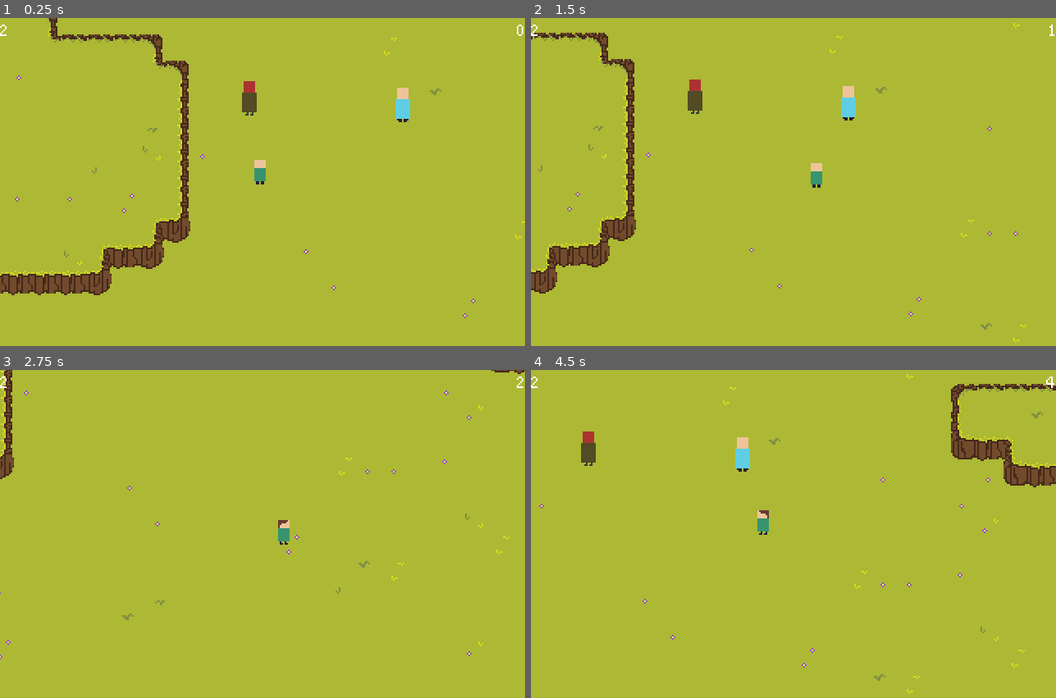
Above: before the commit, frames 1-4 (two rows, left to right).
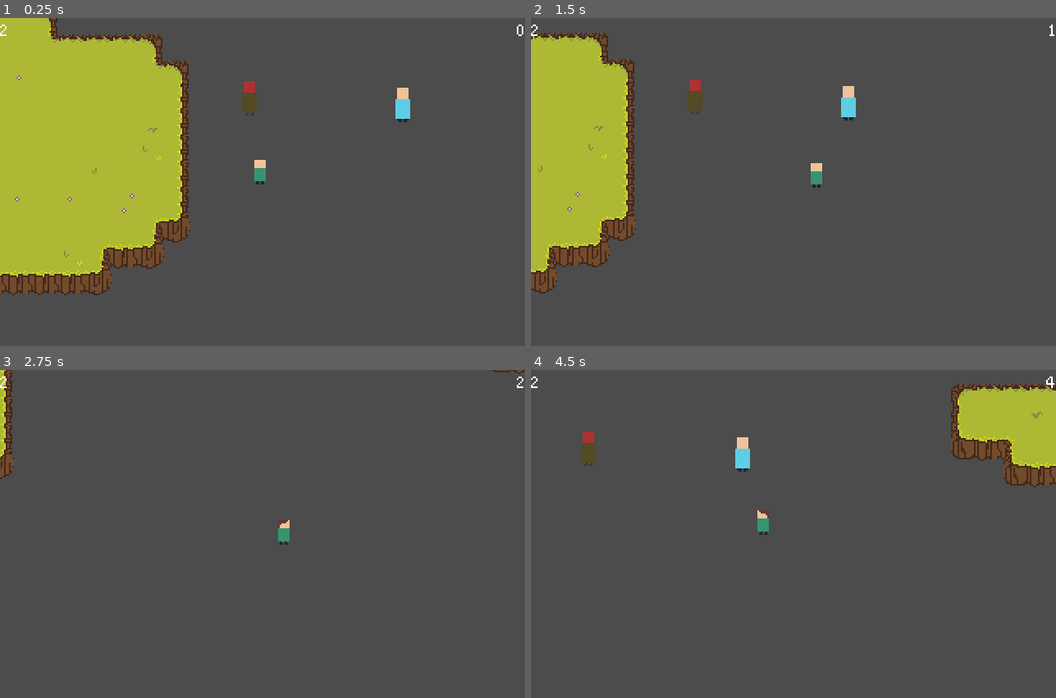
Above: after the commit, the same moments.

Repository: TeamKebab/GodotWildJam24
Game: Godot game, scene res://src/maps/Start.tscn
Same seed, same stepped clock (60 frames per second), same inputs: the game is played once before the commit and once after it.
Inputs:
- Up to frame 1 (0.25 s): no input
- Up to frame 2 (1.5 s): tap Enter (ui_accept) at 0.5, 0.77 s; hold Right (ui_right) 0.53-1.28 s; hold Down (ui_down) from 1.28 s (still down)
- Up to frame 3 (2.75 s): tap Enter (ui_accept) at 1.52 s; release Down (ui_down) at 2.03 s; hold Right (ui_right) from 2.03 s (still down)
- Up to frame 4 (4.5 s): release Right (ui_right) at 2.78 s; hold Up (ui_up) 2.78-3.53 s; tap Enter (ui_accept) at 3.02, 3.77 s; hold Left (ui_left) from 3.53 s (still down)

The runs differ from the first frame. In frame 1, 72% of the frame differs, in the area x 0-100%, y 0-100%; in frame 2, 86%; in frame 3, 99%; in frame 4, 94%.

Commit message:
export shape for hurtboxes and detectionboxes

Diff:
--- a/src/components/Attack.gd
+++ b/src/components/Attack.gd
@@ -1,14 +1,9 @@
-tool
-extends Area2D
+
+extends "res://src/components/overlap/DetectionBox.gd"
 
 
 signal attacked(targets)
 
-
-export(Shape2D) var shape: Shape2D setget _set_shape
-
-
-export var disabled: bool setget _set_disabled
 
 export var damage: int = 1
 export var single_hit: bool = true
@@ -67,17 +62,3 @@
 
 func _on_attack_triggered(targets):
 	cooldown_timer.start(attack_cooldown)
-
-
-func _set_shape(new_shape):
-	shape = new_shape
-	$CollisionShape2D.set_shape(shape)
-
-
-func _set_disabled(new_disabled):
-	if disabled == new_disabled:
-		return
-
-	$CollisionShape2D.disabled = new_disabled
-
-	disabled = new_disabled
--- /dev/null
+++ b/src/components/overlap/DetectionBox.gd
@@ -0,0 +1,20 @@
+tool
+extends Area2D
+
+
+export(Shape2D) var shape: Shape2D setget _set_shape
+export var disabled: bool setget _set_disabled
+
+
+func _set_shape(new_shape):
+	shape = new_shape
+	$CollisionShape2D.set_shape(shape)
+
+
+func _set_disabled(new_disabled):
+	if disabled == new_disabled:
+		return
+
+	$CollisionShape2D.disabled = new_disabled
+
+	disabled = new_disabled
--- a/src/components/overlap/DetectionBox.tscn
+++ b/src/components/overlap/DetectionBox.tscn
@@ -1,7 +1,10 @@
-[gd_scene format=2]
+[gd_scene load_steps=2 format=2]
+
+[ext_resource path="res://src/components/overlap/DetectionBox.gd" type="Script" id=1]
 
 [node name="DetectionBox" type="Area2D"]
 collision_layer = 0
 collision_mask = 0
+script = ExtResource( 1 )
 
 [node name="CollisionShape2D" type="CollisionShape2D" parent="."]
--- a/src/components/overlap/HurtBox.tscn
+++ b/src/components/overlap/HurtBox.tscn
@@ -1,5 +1,8 @@
-[gd_scene format=2]
+[gd_scene load_steps=2 format=2]
+
+[ext_resource path="res://src/components/overlap/DetectionBox.gd" type="Script" id=1]
 
 [node name="HurtBox" type="Area2D"]
+script = ExtResource( 1 )
 
 [node name="CollisionShape2D" type="CollisionShape2D" parent="."]
--- a/src/entities/characters/Player.tscn
+++ b/src/entities/characters/Player.tscn
@@ -81,7 +81,7 @@
 "values": [ false ]
 }
 
-[sub_resource type="Animation" id=39]
+[sub_resource type="Animation" id=4]
 length = 0.1
 loop = true
 tracks/0/type = "value"
@@ -106,7 +106,7 @@
 "times": PoolRealArray( 0 ),
 "transitions": PoolRealArray( 1 ),
 "update": 0,
-"values": [ Vector2( -7.8, -7 ) ]
+"values": [ Vector2( -1, 2 ) ]
 }
 tracks/2/type = "value"
 tracks/2/path = NodePath("DetectionBox:rotation_degrees")
@@ -273,7 +273,7 @@
 "values": [ true ]
 }
 
-[sub_resource type="Animation" id=40]
+[sub_resource type="Animation" id=7]
 length = 0.1
 loop = true
 tracks/0/type = "value"
@@ -298,7 +298,7 @@
 "times": PoolRealArray( 0 ),
 "transitions": PoolRealArray( 1 ),
 "update": 0,
-"values": [ Vector2( -21, 0 ) ]
+"values": [ Vector2( -13, -6 ) ]
 }
 tracks/2/type = "value"
 tracks/2/path = NodePath("DetectionBox:rotation_degrees")
@@ -421,7 +421,7 @@
 "values": [ 0 ]
 }
 
-[sub_resource type="Animation" id=41]
+[sub_resource type="Animation" id=8]
 length = 0.1
 loop = true
 tracks/0/type = "value"
@@ -446,7 +446,7 @@
 "times": PoolRealArray( 0 ),
 "transitions": PoolRealArray( 1 ),
 "update": 0,
-"values": [ Vector2( 0, 0 ) ]
+"values": [ Vector2( 8, -6 ) ]
 }
 tracks/2/type = "value"
 tracks/2/path = NodePath("DetectionBox:rotation_degrees")
@@ -584,7 +584,7 @@
 "values": [ 0 ]
 }
 
-[sub_resource type="Animation" id=19]
+[sub_resource type="Animation" id=10]
 length = 0.1
 loop = true
 tracks/0/type = "value"
@@ -609,7 +609,7 @@
 "times": PoolRealArray( 0 ),
 "transitions": PoolRealArray( 1 ),
 "update": 0,
-"values": [ Vector2( -7.8, -20 ) ]
+"values": [ Vector2( -1, -12 ) ]
 }
 tracks/2/type = "value"
 tracks/2/path = NodePath("DetectionBox:rotation_degrees")
@@ -732,105 +732,105 @@
 "values": [ -1 ]
 }
 
-[sub_resource type="AnimationNodeAnimation" id=49]
+[sub_resource type="AnimationNodeAnimation" id=11]
 animation = "Attack"
 
-[sub_resource type="AnimationNodeAnimation" id=50]
+[sub_resource type="AnimationNodeAnimation" id=12]
 animation = "Idle"
 
-[sub_resource type="AnimationNodeStateMachineTransition" id=51]
-
-[sub_resource type="AnimationNodeStateMachineTransition" id=52]
+[sub_resource type="AnimationNodeStateMachineTransition" id=13]
+
+[sub_resource type="AnimationNodeStateMachineTransition" id=14]
 switch_mode = 2
 
-[sub_resource type="AnimationNodeStateMachine" id=44]
-states/Attack/node = SubResource( 49 )
+[sub_resource type="AnimationNodeStateMachine" id=15]
+states/Attack/node = SubResource( 11 )
 states/Attack/position = Vector2( 682, 149 )
-states/Idle/node = SubResource( 50 )
+states/Idle/node = SubResource( 12 )
 states/Idle/position = Vector2( 393, 149 )
-transitions = [ "Idle", "Attack", SubResource( 51 ), "Attack", "Idle", SubResource( 52 ) ]
+transitions = [ "Idle", "Attack", SubResource( 13 ), "Attack", "Idle", SubResource( 14 ) ]
 start_node = "Idle"
 
+[sub_resource type="AnimationNodeAnimation" id=16]
+animation = "Adult"
+
+[sub_resource type="AnimationNodeAnimation" id=17]
+animation = "Elder"
+
+[sub_resource type="AnimationNodeAnimation" id=18]
+animation = "Teen"
+
+[sub_resource type="AnimationNodeStateMachineTransition" id=19]
+
+[sub_resource type="AnimationNodeStateMachineTransition" id=20]
+
+[sub_resource type="AnimationNodeStateMachineTransition" id=21]
+
+[sub_resource type="AnimationNodeStateMachine" id=22]
+states/Adult/node = SubResource( 16 )
+states/Adult/position = Vector2( 569, 53 )
+states/Elder/node = SubResource( 17 )
+states/Elder/position = Vector2( 771, 162 )
+states/Teen/node = SubResource( 18 )
+states/Teen/position = Vector2( 379, 162 )
+transitions = [ "Teen", "Adult", SubResource( 19 ), "Adult", "Elder", SubResource( 20 ), "Elder", "Teen", SubResource( 21 ) ]
+start_node = "Teen"
+
+[sub_resource type="AnimationNodeAdd2" id=23]
+
+[sub_resource type="AnimationNodeAnimation" id=24]
+animation = "Down"
+
 [sub_resource type="AnimationNodeAnimation" id=25]
-animation = "Adult"
+animation = "Right"
 
 [sub_resource type="AnimationNodeAnimation" id=26]
-animation = "Elder"
+animation = "Up"
 
 [sub_resource type="AnimationNodeAnimation" id=27]
-animation = "Teen"
-
-[sub_resource type="AnimationNodeStateMachineTransition" id=28]
-
-[sub_resource type="AnimationNodeStateMachineTransition" id=29]
-
-[sub_resource type="AnimationNodeStateMachineTransition" id=30]
-
-[sub_resource type="AnimationNodeStateMachine" id=31]
-states/Adult/node = SubResource( 25 )
-states/Adult/position = Vector2( 569, 53 )
-states/Elder/node = SubResource( 26 )
-states/Elder/position = Vector2( 771, 162 )
-states/Teen/node = SubResource( 27 )
-states/Teen/position = Vector2( 379, 162 )
-transitions = [ "Teen", "Adult", SubResource( 28 ), "Adult", "Elder", SubResource( 29 ), "Elder", "Teen", SubResource( 30 ) ]
-start_node = "Teen"
-
-[sub_resource type="AnimationNodeAdd2" id=45]
-
-[sub_resource type="AnimationNodeAnimation" id=34]
-animation = "Down"
-
-[sub_resource type="AnimationNodeAnimation" id=35]
-animation = "Right"
-
-[sub_resource type="AnimationNodeAnimation" id=36]
-animation = "Up"
-
-[sub_resource type="AnimationNodeAnimation" id=37]
 animation = "Left"
 
-[sub_resource type="AnimationNodeBlendSpace2D" id=24]
-blend_point_0/node = SubResource( 34 )
+[sub_resource type="AnimationNodeBlendSpace2D" id=28]
+blend_point_0/node = SubResource( 24 )
 blend_point_0/pos = Vector2( 0, 1 )
-blend_point_1/node = SubResource( 35 )
+blend_point_1/node = SubResource( 25 )
 blend_point_1/pos = Vector2( 1, 0 )
-blend_point_2/node = SubResource( 36 )
+blend_point_2/node = SubResource( 26 )
 blend_point_2/pos = Vector2( 0, -1 )
-blend_point_3/node = SubResource( 37 )
+blend_point_3/node = SubResource( 27 )
 blend_point_3/pos = Vector2( -1, 0 )
 blend_mode = 1
 
-[sub_resource type="AnimationNodeAdd2" id=23]
-
-[sub_resource type="AnimationNodeBlendTree" id=32]
-graph_offset = Vector2( 0, 23.25 )
-nodes/Action/node = SubResource( 44 )
+[sub_resource type="AnimationNodeAdd2" id=29]
+
+[sub_resource type="AnimationNodeBlendTree" id=30]
+graph_offset = Vector2( 0, 163.5 )
+nodes/Action/node = SubResource( 15 )
 nodes/Action/position = Vector2( 260, 60 )
-nodes/Age/node = SubResource( 31 )
+nodes/Age/node = SubResource( 22 )
 nodes/Age/position = Vector2( 480, 240 )
-nodes/All/node = SubResource( 45 )
+nodes/All/node = SubResource( 23 )
 nodes/All/position = Vector2( 760, 140 )
-nodes/Direction/node = SubResource( 24 )
+nodes/Direction/node = SubResource( 28 )
 nodes/Direction/position = Vector2( 260, 200 )
-nodes/DirectionAction/node = SubResource( 23 )
+nodes/DirectionAction/node = SubResource( 29 )
 nodes/DirectionAction/position = Vector2( 480, 40 )
 nodes/output/position = Vector2( 960, 140 )
 node_connections = [ "output", 0, "All", "DirectionAction", 0, "Action", "DirectionAction", 1, "Direction", "All", 0, "DirectionAction", "All", 1, "Age" ]
 
-[sub_resource type="AnimationNodeStateMachinePlayback" id=46]
-
-[sub_resource type="AnimationNodeStateMachinePlayback" id=33]
-
-[sub_resource type="CapsuleShape2D" id=38]
-radius = 7.76764
-height = 10.2329
-
-[sub_resource type="CapsuleShape2D" id=42]
+[sub_resource type="AnimationNodeStateMachinePlayback" id=31]
+
+[sub_resource type="AnimationNodeStateMachinePlayback" id=32]
+
+[sub_resource type="CapsuleShape2D" id=33]
+radius = 7.7
+height = 10.2
+
+[sub_resource type="CapsuleShape2D" id=36]
 radius = 3.5
 height = 8.0
 
-[sub_resource type="CapsuleShape2D" id=43]
+[sub_resource type="CapsuleShape2D" id=35]
 radius = 7.7
 height = 10.2
 
@@ -874,52 +874,42 @@
 region_rect = Rect2( 32, 0, 16, 48 )
 
 [node name="AnimationPlayer" type="AnimationPlayer" parent="."]
-anims/Adult = SubResource( 20 )
-anims/Attack = SubResource( 47 )
-anims/Down = SubResource( 39 )
-anims/Elder = SubResource( 21 )
-anims/Idle = SubResource( 48 )
-anims/Left = SubResource( 40 )
-anims/Right = SubResource( 41 )
-anims/Teen = SubResource( 22 )
-anims/Up = SubResource( 19 )
+anims/Adult = SubResource( 2 )
+anims/Attack = SubResource( 3 )
+anims/Down = SubResource( 4 )
+anims/Elder = SubResource( 5 )
+anims/Idle = SubResource( 6 )
+anims/Left = SubResource( 7 )
+anims/Right = SubResource( 8 )
+anims/Teen = SubResource( 9 )
+anims/Up = SubResource( 10 )
 
 [node name="AnimationTree" type="AnimationTree" parent="."]
-tree_root = SubResource( 32 )
+tree_root = SubResource( 30 )
 anim_player = NodePath("../AnimationPlayer")
 active = true
-parameters/Action/playback = SubResource( 46 )
-parameters/Age/playback = SubResource( 33 )
+parameters/Action/playback = SubResource( 31 )
+parameters/Age/playback = SubResource( 32 )
 parameters/All/add_amount = 1.0
 parameters/Direction/blend_position = Vector2( 0, 0 )
 parameters/DirectionAction/add_amount = 1.0
 
 [node name="DetectionBox" parent="." instance=ExtResource( 3 )]
-position = Vector2( -7.8, -7 )
+position = Vector2( -1, 2 )
 rotation = 1.5708
 collision_mask = 10
-
-[node name="CollisionShape2D" parent="DetectionBox" index="0"]
-modulate = Color( 1, 1, 1, 0.372549 )
-position = Vector2( 8.11136, -6.45676 )
-shape = SubResource( 38 )
+shape = SubResource( 33 )
 
 [node name="HurtBox" parent="." instance=ExtResource( 5 )]
+position = Vector2( 0, -6 )
 collision_layer = 32
 collision_mask = 0
-
-[node name="CollisionShape2D" parent="HurtBox" index="0"]
-position = Vector2( -1.5, -6 )
-shape = SubResource( 42 )
+shape = SubResource( 36 )
 
 [node name="Attack" parent="." instance=ExtResource( 6 )]
 position = Vector2( -1.5, 7.54324 )
 rotation = 1.5708
 collision_layer = 0
 collision_mask = 128
-shape = SubResource( 43 )
+shape = SubResource( 35 )
 disabled = true
-
-[editable path="DetectionBox"]
-
-[editable path="HurtBox"]
--- a/src/entities/monsters/Monster.tscn
+++ b/src/entities/monsters/Monster.tscn
@@ -180,10 +180,7 @@
 modulate = Color( 1, 1, 1, 0.282353 )
 collision_layer = 128
 collision_mask = 0
-
-[node name="CollisionShape2D" parent="HurtBox" index="0"]
-position = Vector2( 0.5, 1 )
-shape = SubResource( 3 )
+shape = SubResource( 13 )
 
 [node name="AnimationTree" type="AnimationTree" parent="."]
 tree_root = SubResource( 8 )
@@ -196,5 +193,3 @@
 anims/Left = SubResource( 10 )
 anims/Right = SubResource( 11 )
 anims/Up = SubResource( 12 )
-
-[editable path="HurtBox"]
--- a/src/maps/Start.tscn
+++ b/src/maps/Start.tscn
@@ -11,6 +11,7 @@
 script = ExtResource( 6 )
 
 [node name="Ground" type="TileMap" parent="."]
+visible = false
 tile_set = ExtResource( 1 )
 cell_size = Vector2( 16, 16 )
 collision_layer = 0
Not shown: 5 places in src/entities/characters/Player.tscn that only renumber resources
Not shown: 1 places in src/entities/monsters/Monster.tscn that only renumber resources
